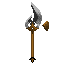
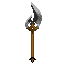
Layered file, before and after one edit (64×64). Changes by layer:
hid "Paint Layer 4" over 42, 21, 49, 31
